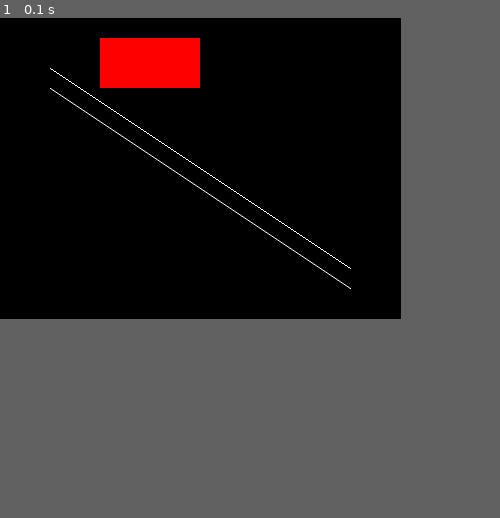
Above: before the commit, frame 1.
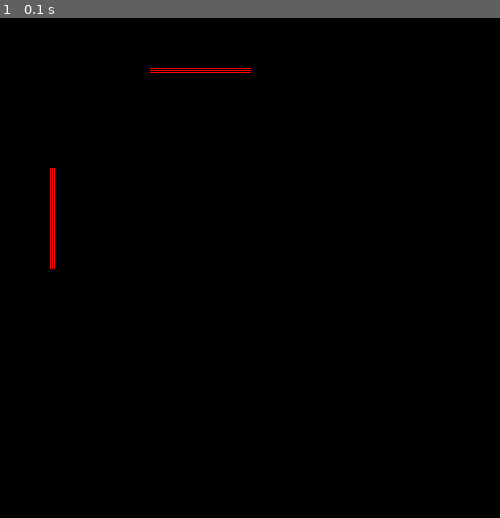
Above: after the commit, the same moment.

Repository: realpatato/pygame-anti-alias
Game: pygame game, started from output.py
The game is run twice, just before and just after one commit, with the same random seed, the same clock (stepped at 60 frames per second) and the same inputs.
Inputs:
- Up to frame 1 (0.1 s): no input
The window is 401x301 before the commit and 500x500 after it. Grey fills any space a smaller window leaves; there, only what the larger window draws over its background counts as a difference.

The runs differ from the first frame. In frame 1, 2.4% of the frame differs, in the area x 10-71%, y 4-55%.

Commit message:
added line drawing with single pixel width (straight lines only)

Diff:
--- a/draw.py
+++ b/draw.py
@@ -16,3 +16,27 @@
     output_surface = sc.create_surface(surf_array)
     #outputs the surface
     surface.blit(output_surface, (0, 0))
+
+def line(surface, color, start_pos, end_pos, width: int=1):
+    ''' Draws a line! '''
+    #determines if a line can be drawn
+    if width >= 0:
+        #create the surface
+        surf_array = sc.create_surf_array(surface.get_width(), surface.get_height())
+        #determines if the line is straight and if it is vertical or horizontal
+        if start_pos[0] == end_pos[0]:
+            for i in range(abs(start_pos[1] - end_pos[1]) + 1):
+                if start_pos[1] > end_pos[1]:
+                    surf_array[start_pos[0]][i + end_pos[1]] = [color[0], color[1], color[2], 255]
+                else:
+                    surf_array[start_pos[0]][i + start_pos[1]] = [color[0], color[1], color[2], 255]
+        elif start_pos[1] == end_pos[1]:
+            for i in range(abs(start_pos[0] - end_pos[0]) + 1):
+                if start_pos[0] > end_pos[0]:
+                    surf_array[i + end_pos[0]][start_pos[1]] = [color[0], color[1], color[2], 255]
+                else:
+                    surf_array[i + start_pos[0]][start_pos[1]] = [color[0], color[1], color[2], 255]
+        #converts the array to a surface
+        output_surface = sc.create_surface(surf_array)
+        #outputs the surface
+        surface.blit(output_surface, (0, 0))
--- a/output.py
+++ b/output.py
@@ -9,8 +9,8 @@
 pygame.init()
 
 #defines a width and height for the screen
-screen_width = 401
-screen_height = 301
+screen_width = 500
+screen_height = 500
 #creates the screen
 screen = pygame.display.set_mode((screen_width, screen_height))
 #changes the caption of the screen
@@ -21,6 +21,10 @@
 clock = pygame.time.Clock()
 #variable for controlling game loop
 keep_playing = True
+
+for i in range(-100):
+    print("Iterate")
+    print(i)
 
 ''' GAME LOOP '''
 while keep_playing:
@@ -33,13 +37,19 @@
 
     screen.fill((0, 0, 0))
 
-    # Regular jaggy line
-    pygame.draw.line(screen, (255, 255, 255), (50, 50), (350, 250), 1)
+    #pygame.draw.line(screen, (255, 255, 255), (250, 150), (50, 150))
 
-    # Anti-aliased line
-    pygame.draw.aaline(screen, (255, 255, 255), (50, 70), (350, 270))
+    #print(4//2)
 
-    draw.rect(screen, (255, 0, 0), (100, 20, 100, 50))
+    draw.line(screen, (255, 0, 0), (50, 150), (50, 250))
+    draw.line(screen, (255, 0, 0), (52, 250), (52, 150))
+    pygame.draw.line(screen, (255, 0, 0), (54, 250), (54, 150))
+
+    draw.line(screen, (255, 0, 0), (150, 50), (250, 50))
+    draw.line(screen, (255, 0, 0), (250, 52), (150, 52))
+    pygame.draw.line(screen, (255, 0, 0), (250, 54), (150, 54))
+
+    #draw.rect(screen, (255, 0, 0), (100, 20, 100, 50))
 
     #update the screen
     pygame.display.update()
